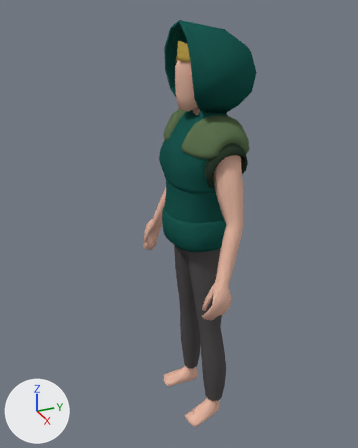
One commit to the Blender file ArrowGame/Assets/Prefab/Characters/Player.blend: the scene before it, then after it.
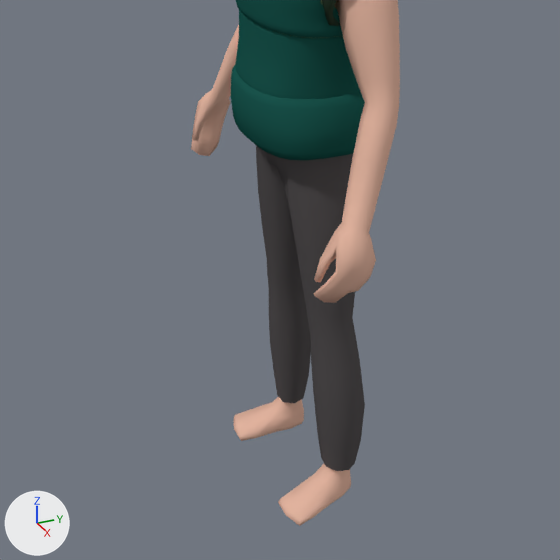
Each version appears first whole from a camera (50 mm lens) standing at (1.833, -0.917, 1.946) and looking at (-0.15, -0.025, 0.955), and next in a close-up on the part from 14% to 89% of the width and 39% to 99% of the height. Every picture has the same lights, and +X, +Y and +Z are marked at lower left.

Objects in the first close-up: 'Body', 'GreenHood', 'Pants'.
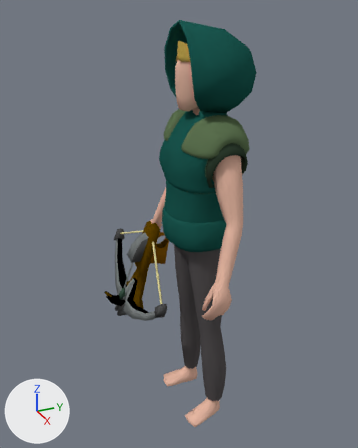
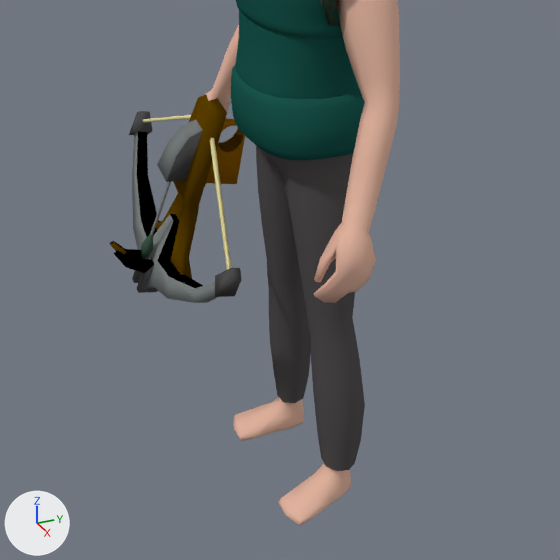
Location of each change, (x1, y1, x2, y2) in pixels of the close-ups (560 x 560 px):
'Crossbow', shown: after (110, 95, 245, 303)

The change, as a diff of the scene's bpy script:
```diff
--- a/ArrowGame/Assets/Prefab/Characters/Player.blend.py
+++ b/ArrowGame/Assets/Prefab/Characters/Player.blend.py
@@ ob_crossbow @@
 ob_crossbow = bpy.data.objects.new('Crossbow', me_untitled_002)
-ob_crossbow.location = (0.0, 0.0, 0.0)
-ob_crossbow.hide_set(True)  # its collection is switched off
+ob_crossbow.location = (-0.344, -0.077, 0.763)
+ob_crossbow.rotation_euler = (-0.538, 1.248, -2.1)  # degrees (-31, 72, -120)
+ob_crossbow.scale = (0.6, 0.6, 0.6)
```
